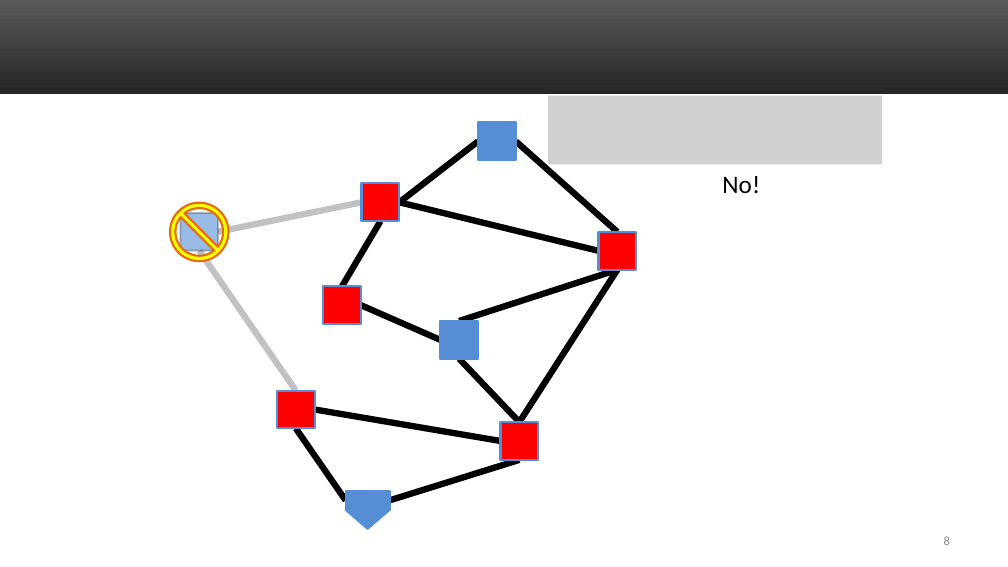
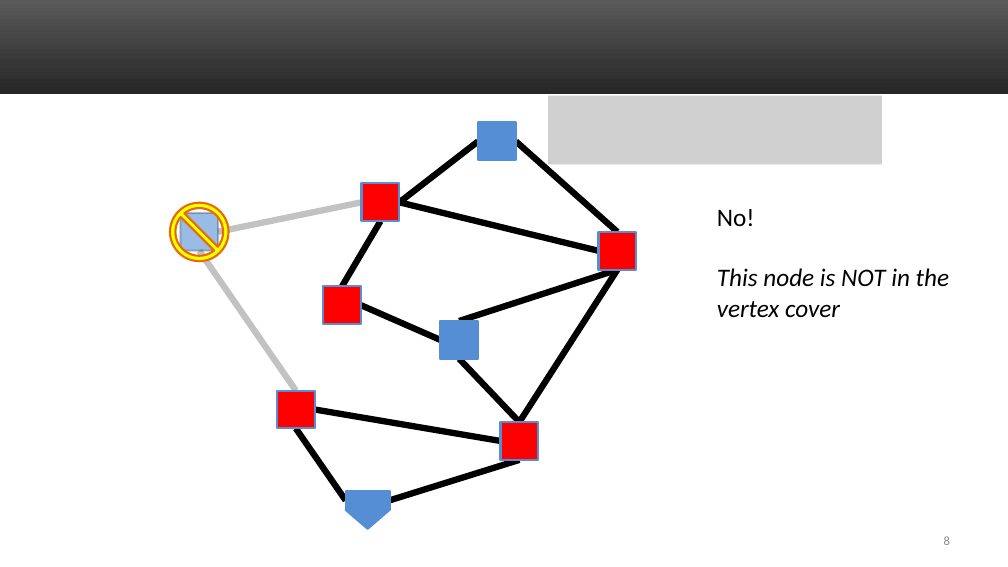
Before and after one commit to markfloryan/dsa2, a slide deck: slide 8 of slides/07-NPCIntro.pptx. Drawn at 1008x567 pixels with LibreOffice and Linux fonts; fonts in the diff are those of the drawing; grey boxes stand for pictures. Boxes give left, top, right and bottom in pixels: in the first picture for what was removed or moved away, otherwise in the second. Text is boxed around its words. In the diff, an @@ line names an element or a change of style, - is before the commit and + after.

```diff
--- a/slides/07-NPCIntro.pptx
+++ b/slides/07-NPCIntro.pptx
@@ text at box(717, 209, 949, 317): text changed; italic on @@
-No!
+No!
+This node is NOT in the vertex cover
```
Also in this commit, not shown: 2 other slides changed, 2 slides added, 1 slide removed, 1 other file.
